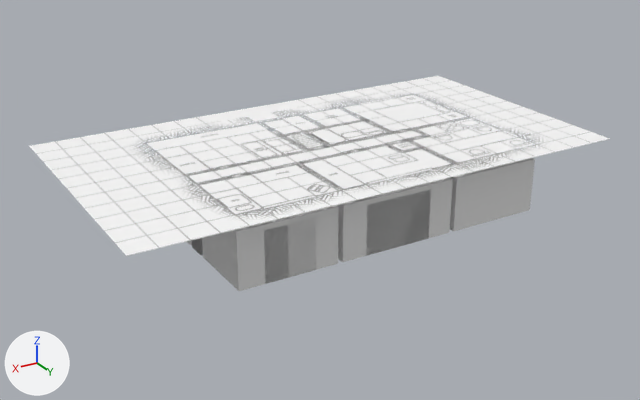
An edit to the FBX model Assets/Models/FBX/HouseMK2.fbx, drawn before and after from the same camera.
One viewpoint serves both versions: a 50 mm camera at (17.1, 28.7, 14.5) aimed at (0.3, 0.8, 0.5). Every picture has the same lights, and +X, +Y and +Z are marked at lower left. Where no turn or scale is listed for an object, it has been applied to the vertices. Vertices at the same position are counted once.

The first picture shows 'Ceiling', 'NewLayout-01', 'Walls', 'Windows'.
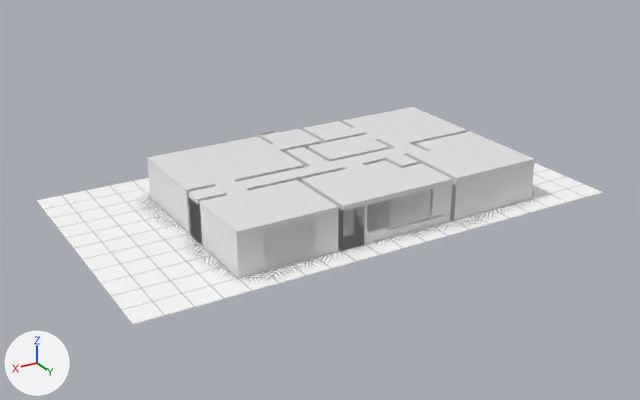
Changed parts and their boxes (x1, y1, x2, y2) in the pictures (640 x 400 px; the box of a moved part takes in the faces that stretch with it):
```json
{"object": "NewLayout-01", "change": "moved", "before": [30, 76, 610, 256], "after": [37, 163, 603, 324]}
{"object": "Windows", "change": "reshaped", "before": [192, 189, 431, 283], "after": [189, 189, 433, 276], "on screen": "7% shorter"}
{"object": "Shelf", "change": "added", "after": [338, 206, 365, 251]}
{"object": "Desk", "change": "added", "after": [388, 212, 451, 230]}
{"part": 1, "of": "me_cube_004", "change": "moved or reshaped", "before": [366, 189, 431, 256], "after": [367, 189, 433, 233]}
{"object": "Ceiling", "change": "unchanged, uncovered by the edit", "before": [152, 113, 534, 232], "after": [147, 107, 534, 232]}
```

The change, as JSON lines over the scene's bpy script:
```json
{"block": "me_cube_004", "where": "me_cube_004.from_pydata(...)  # 40 vertices, 30 faces; spans x -7.0..6.0, y -3.0..5.0, z 0.0..2.0"}
{"block": "me_cube_004", "where": "# used by ob_windows; location = (0.0, 0.0, 0.0)"}
{"block": "me_cube_004", "change": "me_cube_004 part 1: the loose piece of 8 vertices spanning x -1.9..0.9, y 4.9..5.0, z 0.0..2.0 is scaled about its middle by (1.04, 1, 0.55), then moved by (-0.05, 0.0, 0.45)"}
{"op": "add", "block": "me_cube_067_1", "code": ["me_cube_067_1 = bpy.data.meshes.new('Cube.067')", "me_cube_067_1.from_pydata(...)  # 40 vertices, 32 faces; spans x -2.9..0.0, y -0.9..1.0, z -1.0..-0.15"]}
{"op": "add", "block": "me_cube_085", "code": ["me_cube_085 = bpy.data.meshes.new('Cube.085')", "me_cube_085.from_pydata(...)  # 64 vertices, 50 faces; spans x 0.0..0.9, y -0.9..2.0, z -1.0..1.0"]}
{"op": "set", "path": "ob_newlayout_01.location", "old": "(0.0, 0.5, 2.8)", "new": "(0.0, 0.5, 0.5)"}
{"op": "add", "block": "ob_desk", "code": ["ob_desk = bpy.data.objects.new('Desk', me_cube_067_1)", "ob_desk.location = (0.0, 4.0, 1.0)"]}
{"op": "add", "block": "ob_shelf", "code": ["ob_shelf = bpy.data.objects.new('Shelf', me_cube_085)", "ob_shelf.location = (1.0, 3.0, 1.0)"]}
```
